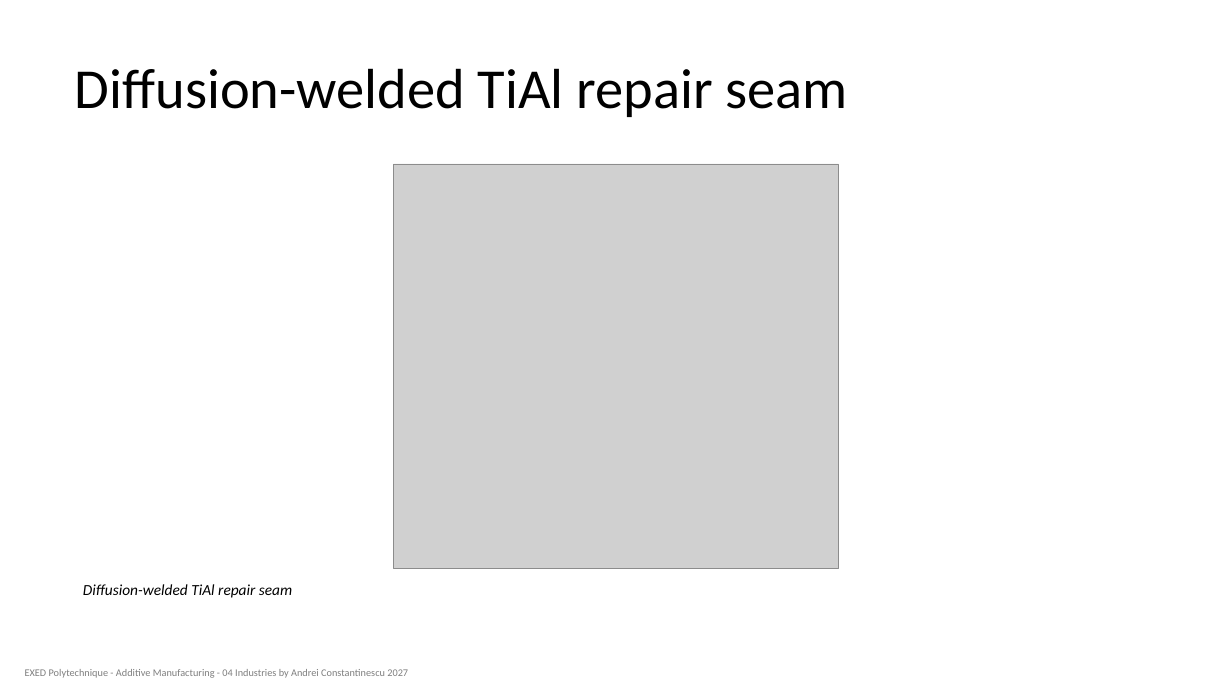
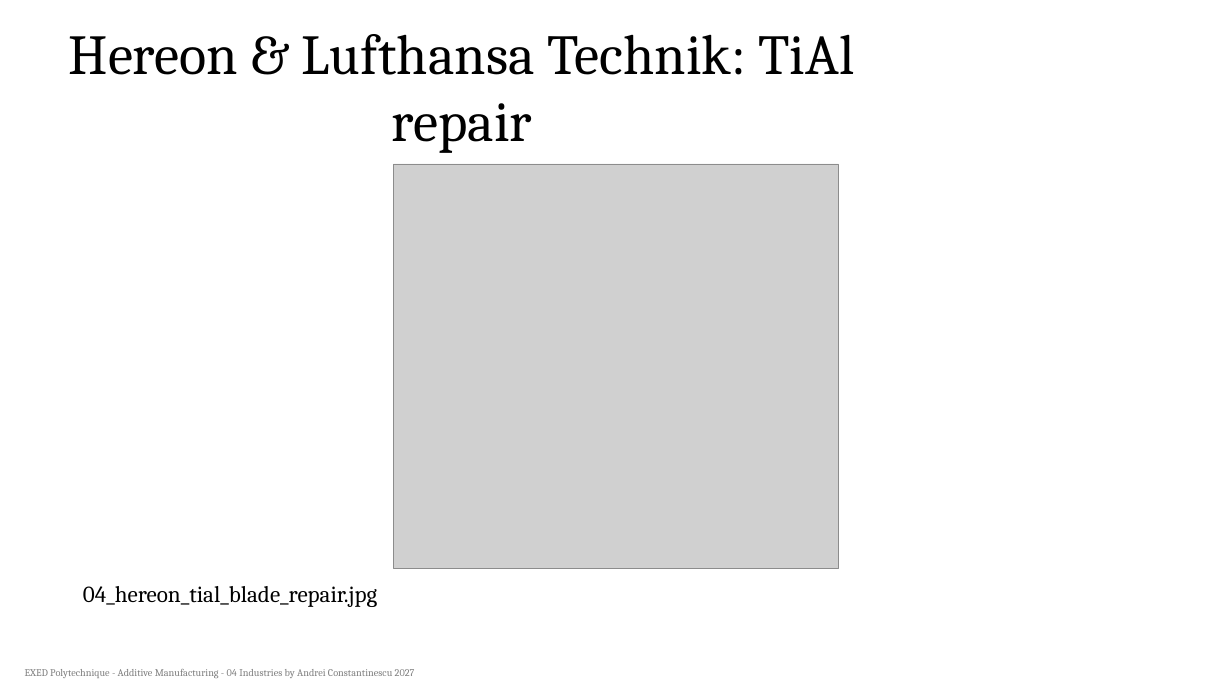
Before and after one commit to aconstant-lms/X-FabAdd, a slide deck: slide 9 of 04_industries/slides/04_am_repair_figures_test.pptx. Drawn at 1232x693 pixels with LibreOffice and Linux fonts; fonts in the diff are those of the drawing; grey boxes stand for pictures. Boxes give left, top, right and bottom in pixels: in the first picture for what was removed or moved away, otherwise in the second. Text is boxed around its words. In the diff, an @@ line names an element or a change of style, - is before the commit and + after.

```diff
--- a/04_industries/slides/04_am_repair_figures_test.pptx
+++ b/04_industries/slides/04_am_repair_figures_test.pptx
@@ title at (x1=69, y1=34, x2=854, y2=153): text changed; font Calibri to Cambria @@
-Diffusion-welded TiAl repair seam
+Hereon & Lufthansa Technik: TiAl repair
@@ text at (x1=83, y1=586, x2=377, y2=607): text changed; size 12 to 18 pt; font Calibri to Cambria; italic off @@
-Diffusion-welded TiAl repair seam
+04_hereon_tial_blade_repair.jpg
@@ text "EXED Polytechnique - Additive Manufacturing ..." at (x1=25, y1=669, x2=415, y2=678): font Calibri to Cambria @@
```
Also in this commit, not shown: 14 other slides changed.
